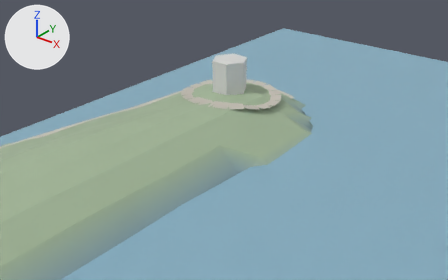
The glTF model game/world/tile_3_-2.glb, before and after one commit.
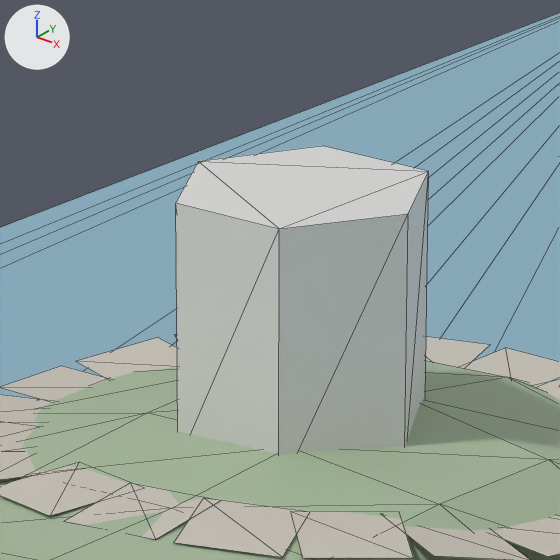
Each version appears first from a 50 mm lens placed at (930.2, 263.2, 75.0), pointed at (819.0, 402.2, -11.2), and next in a close-up on the part from 42% to 59% of the width and 12% to 39% of the height. Arrows for +X, +Y and +Z are at upper left; the lights stay in place. The last two pictures show the newer version. The close-ups show mesh edges as thin lines. Where no turn or scale is listed for an object, it has been applied to the vertices. Vertices at exactly the same position are counted once.

In view in the first close-up: 'areas', 'buildings', 'roads', 'terrain'.
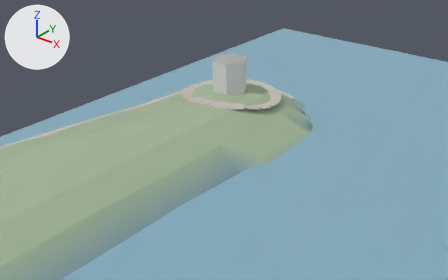
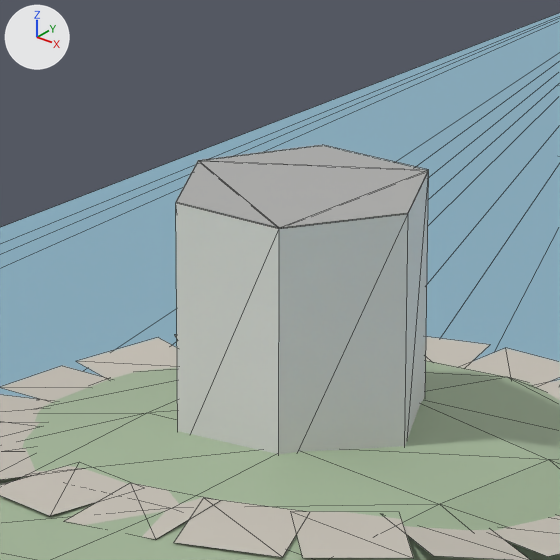
The change in detail:
me_buildings is used by ob_buildings; location (0.0, 0.0, 0.0).
Verts and faces of me_buildings; kept vertices keep their numbers, new ones are numbered from 12.
me_buildings had 12 vertices, 20 faces and spanned x 807.65..819.13, y 407.0..417.18, z -0.01..11.99.
me_buildings now has 18 vertices, 24 faces and spans x 807.65..819.13, y 407.0..417.18, z -0.01..12.04.
Part 1, on me_buildings:
New vertex 12 is at (807.65, 411.98, 12.04), pixel (198, 160).
New vertex 13 is at (810.5, 407.0, 12.04), pixel (175, 201).
New vertex 14 is at (816.06, 407.09, 12.04), pixel (279, 227).
New vertex 15 is at (819.13, 412.02, 12.04), pixel (408, 212).
New vertex 16 is at (816.36, 417.18, 12.04), pixel (428, 169).
New vertex 17 is at (810.55, 417.07, 12.04), pixel (322, 144).
New faces: (12, 17, 16), (14, 16, 15), (12, 14, 13), (12, 16, 14).

Location of each change, [x1, y1, x2, y2] in pixels of the close-ups (560 x 560 px):
'buildings', reshaped
    before: [176, 146, 429, 454]
    after: [176, 145, 429, 454]
part 1 of me_buildings, added
    after: [176, 145, 429, 228]
